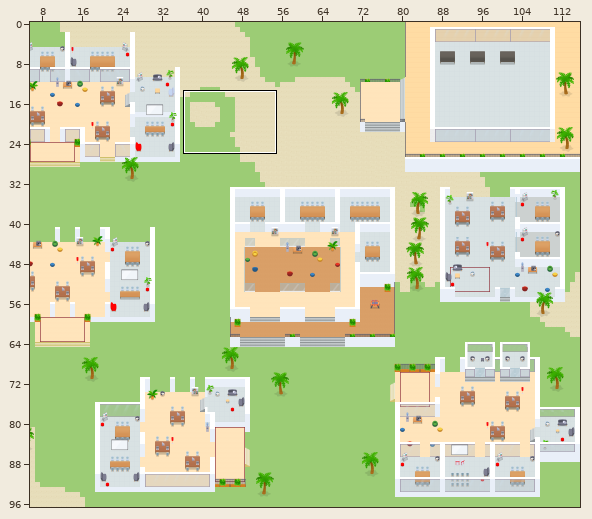
A Tiled map (JSON) gets an edit: wa-allianz-OM.tmj. The first picture is a wide view before the edit; the outline marks the close-up.
Close-up. First the earlier version:
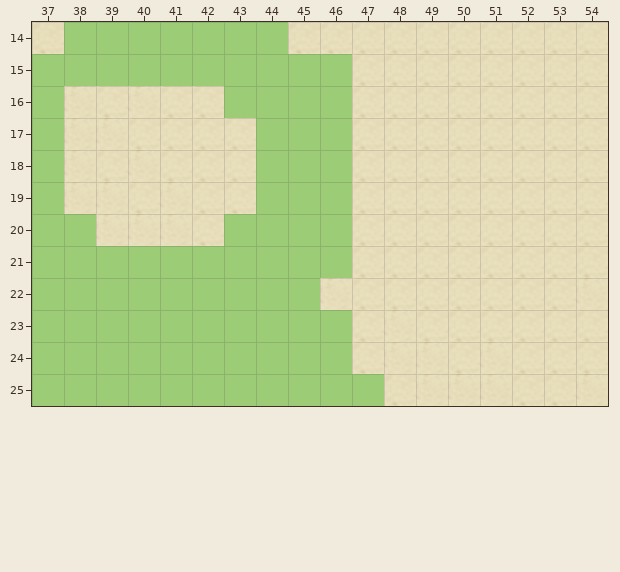
Cells are 32x32 px. Shown: x 37..54, y 14..25. The commit also changed other parts of the map, which this record leaves out.
After:
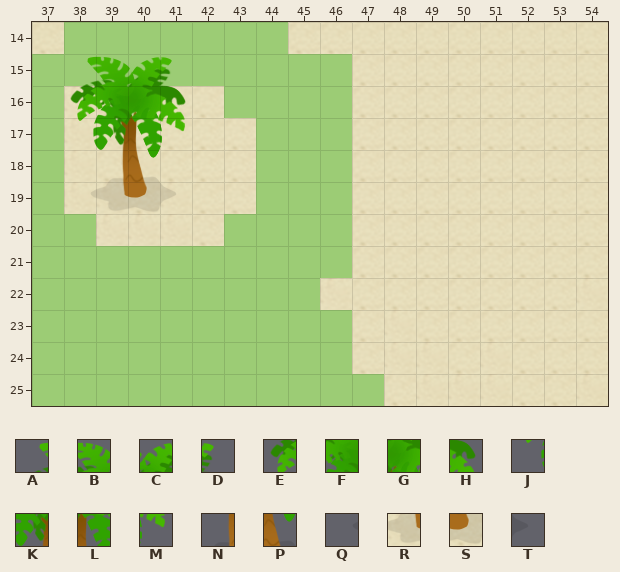
Key: from "Flat_Office": A 2149, B 2150, C 2151, D 2152, E 2213, F 2214, G 2215, H 2216, J 2277, K 2278, L 2279, M 2280, N 2342, P 2343, Q 2405, R 2406, S 2407, T 2408.
_ is an empty cell.
See-through tiles are keyed as they look on the map.
What changed:
Changed rows in their new state; . is an unchanged cell.
Layer "furniture/furniture2":
first column x 38:
15 ABCD
16 EFGH
17 JKLM
18 .NP.
19 QRST
Changed places in both close-ups, as pixel boxes (x1, y1, x2, y2):
added: (70, 56, 186, 212)
